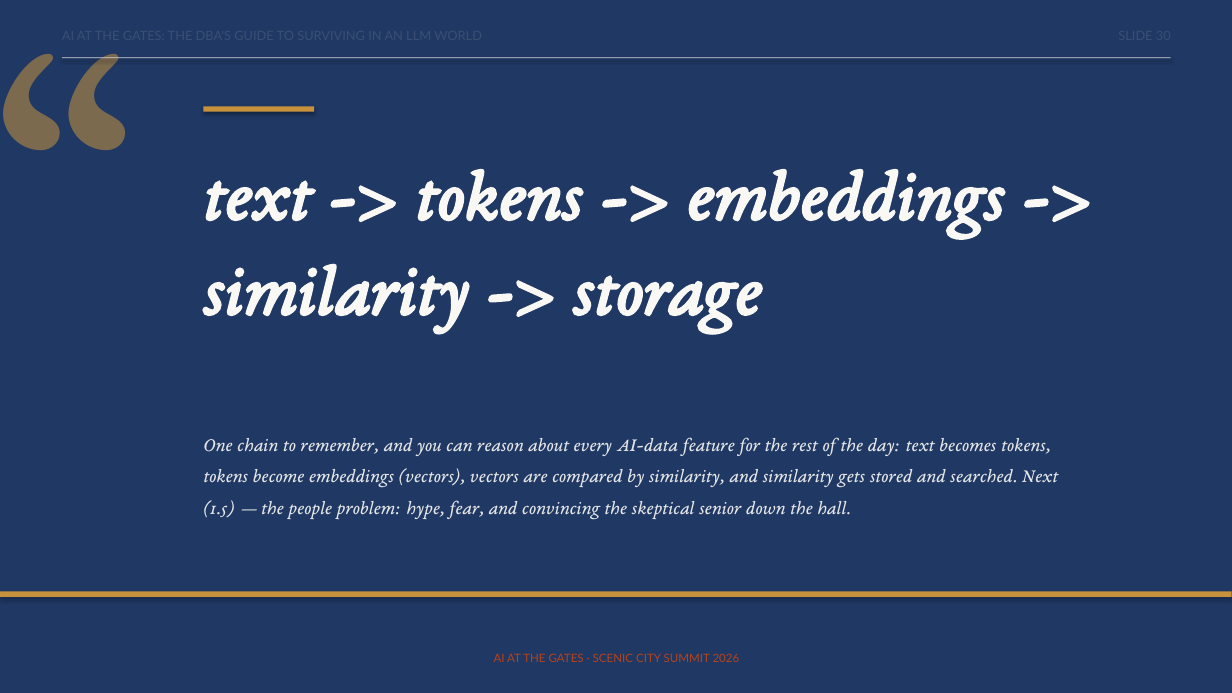
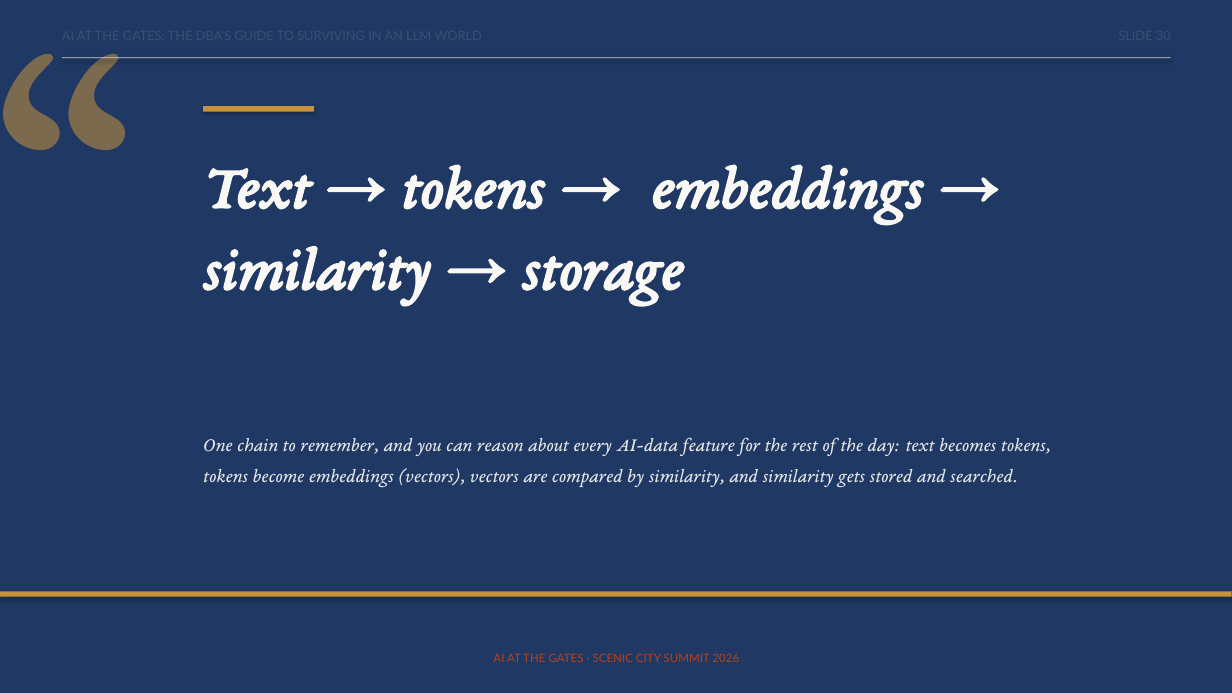
Before and after one commit to feaselkl/AI-at-the-Gates, a slide deck: slide 31 of slides/scenic-city-aigates-precon.pptx (slide 30 before the commit). Drawn at 1232x693 pixels with LibreOffice and Linux fonts; fonts in the diff are those of the drawing. Boxes give left, top, right and bottom in pixels: in the first picture for what was removed or moved away, otherwise in the second. Text is boxed around its words. In the diff, an @@ line names an element or a change of style, - is before the commit and + after.

```diff
--- a/slides/scenic-city-aigates-precon.pptx
+++ b/slides/scenic-city-aigates-precon.pptx
@@ text "“" rewrapped from [0,0,407,333] to [0,0,407,363] @@
@@ text at [203,164,923,304]: text changed; size 56 to 48 pt @@
-text -> tokens -> embeddings -> similarity -> storage
+Text → tokens → embeddings → similarity → storage
@@ text at [203,437,1051,488]: text changed @@
-One chain to remember, and you can reason about every AI-data feature for the rest of the day: text becomes tokens, tokens become embeddings (vectors), vectors are compared by similarity, and similarity gets stored and searched. Next (1.5) — the people problem: hype, fear, and convincing the skeptical senior down the hall.
+One chain to remember, and you can reason about every AI-data feature for the rest of the day: text becomes tokens, tokens become embeddings (vectors), vectors are compared by similarity, and similarity gets stored and searched.
```
Also in this commit, not shown: 109 other slides changed, 1 slide added, 1 slide removed.
